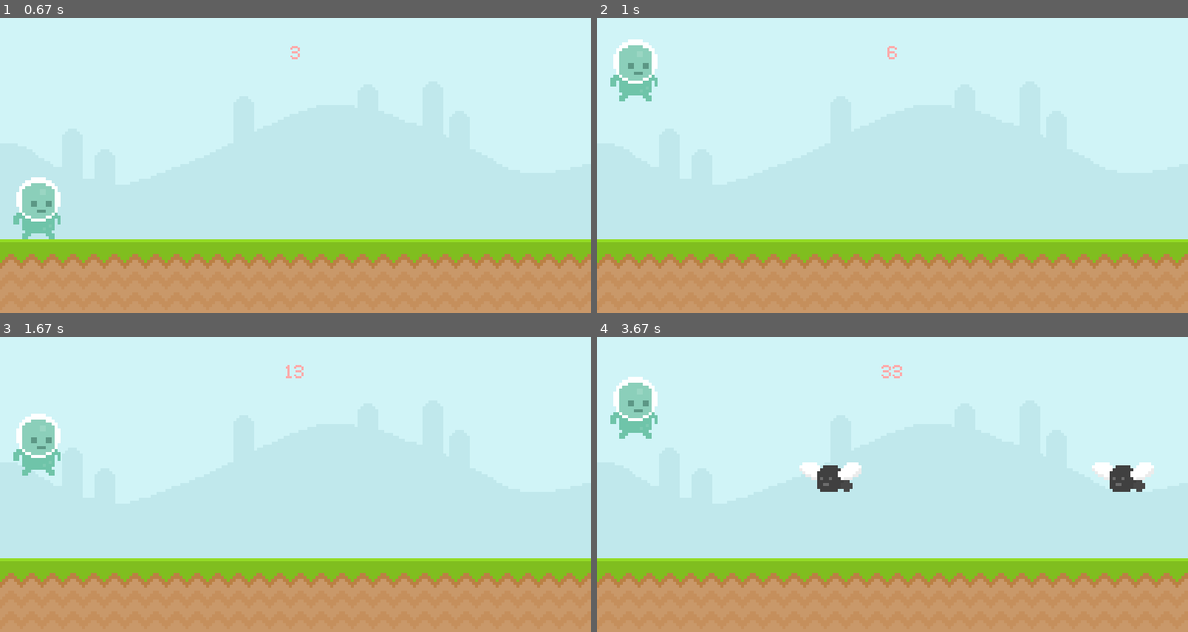
Above: before the commit, frames 1-4 (two rows, left to right).
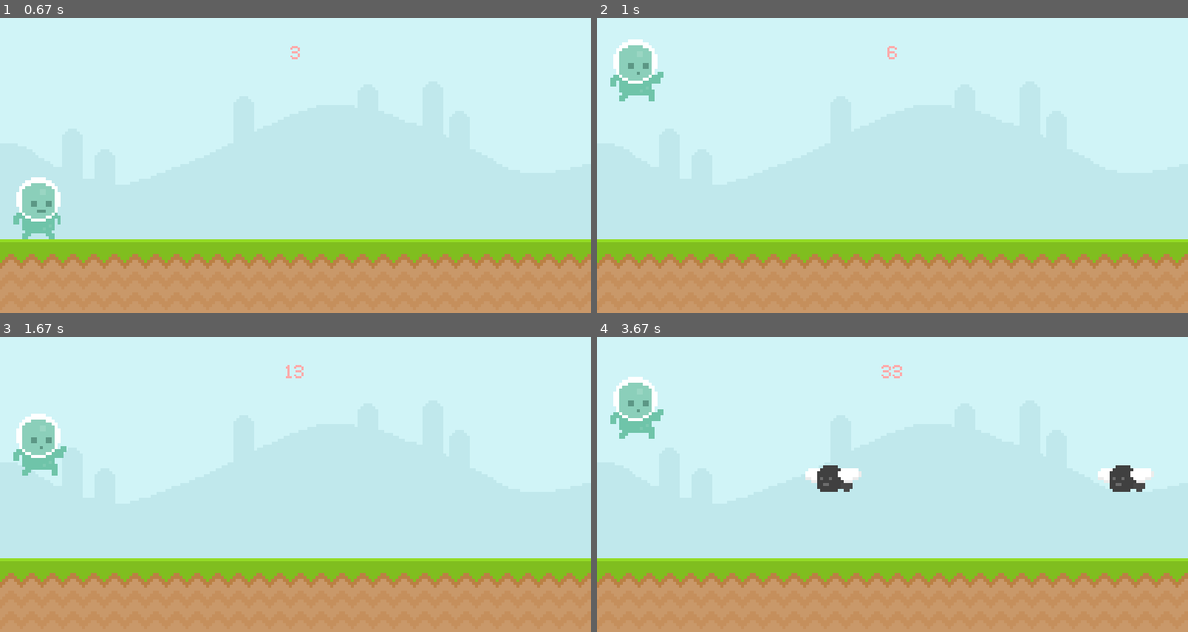
Above: after the commit, the same moments.

Repository: h3nrey/LearnPygame
Game: pygame game, started from init.py
Same seed, same stepped clock (60 frames per second), same inputs: the game is played once before the commit and once after it.
Inputs (mouse positions are in pixels of both pictures, inside the frame that each line leads up to):
- Up to frame 1 (0.67 s): tap Space at 0.33 s
- Up to frame 2 (1 s): click (892, 183) at 0.72 s
- Up to frame 3 (1.67 s): click (514, 587) at 1.55 s
- Up to frame 4 (3.67 s): click (862, 561) at 2.38 s; click (809, 422) at 3.22 s

Frame 1 is identical in both runs. In frame 2, 0.1% of the frame differs, in the area x 6-12%, y 18-29%; in frame 3, 0.1%; in frame 4, 0.5%, in the area x 6-95%, y 24-50%.

Commit message:
animating the elements of the game

Diff:
--- a/init.py
+++ b/init.py
@@ -31,6 +31,17 @@
                 return False;
     return True;
 
+def PlayerAnimation():
+    global playerSurf, playerIndex
+
+    if(playerRect.bottom < 300):
+        playerSurf = jump;
+    else:
+        playerIndex += 0.1;
+        if(playerIndex > len(walk)): playerIndex = 0;
+        playerSurf = walk[int(playerIndex)]
+
+
 pygame.init(); # initialize pygame
 
 # Screen setup
@@ -55,20 +66,42 @@
 obstacleTimer = pygame.USEREVENT + 1;
 pygame.time.set_timer(obstacleTimer, 1500);
 
+snailTimer = pygame.USEREVENT + 2;
+pygame.time.set_timer(snailTimer, 500);
+
+flyTimer = pygame.USEREVENT + 3;
+pygame.time.set_timer(flyTimer, 200);
+
 
 # SURFACES
 skySurface = pygame.image.load("Assets/Graphics/Sky.png").convert();
 groundSurface = pygame.image.load("Assets/Graphics/ground.png").convert()
 
-playerSurf = pygame.image.load("Assets/Graphics/Player/player_walk_1.png").convert_alpha();
+walk1 = pygame.image.load("Assets/Graphics/Player/player_walk_1.png").convert_alpha();
+walk2 = pygame.image.load("Assets/Graphics/Player/player_walk_2.png").convert_alpha();
+walk = [walk1, walk2];
+jump = pygame.image.load("Assets/Graphics/Player/jump.png").convert_alpha();
+playerIndex = 0;
+
+playerSurf = walk[playerIndex];
 playerRect = playerSurf.get_rect(midbottom = (50, 300));
 gravity = 0;
 jumpForce = -20;
 canJump = True;
 
 # Obstacles
-snailSurf = pygame.image.load("Assets/Graphics/snail/snail1.png").convert_alpha()
-flySurf = pygame.image.load("Assets/Graphics/Fly/fly1.png").convert_alpha();
+snailFrame1 = pygame.image.load("Assets/Graphics/snail/snail1.png").convert_alpha();
+snailFrame2 = pygame.image.load("Assets/Graphics/snail/snail2.png").convert_alpha();
+snailFrames = [snailFrame1, snailFrame2];
+snailFrameIndex = 0;
+snailSurf = snailFrames[snailFrameIndex];
+
+flyFrame1 = pygame.image.load("Assets/Graphics/Fly/fly1.png").convert_alpha();
+flyFrame2 = pygame.image.load("Assets/Graphics/Fly/fly2.png").convert_alpha();
+flyFrames = [flyFrame1, flyFrame2];
+flyFrameIndex = 0;
+flySurf = flyFrames[flyFrameIndex];
+
 obstaclesRectList = []
 
 # Intro Screen
@@ -103,8 +136,10 @@
                     if(event.key == pygame.K_SPACE):
                         gravity = jumpForce;
             canJump = False;
+
+            # Timers
             if(event.type == obstacleTimer):
-                obstacleType = randint(0,2);
+                obstacleType = randint(0,1);
                 surf = "";
                 yPos = 0;
 
@@ -115,6 +150,16 @@
                     surf = flySurf;
                     yPos = 210;
                 obstaclesRectList.append(surf.get_rect(bottomright = (randint(900, 1100), yPos)));
+
+            if(event.type == snailTimer):
+                if(snailFrameIndex == 0): snailFrameIndex = 1;
+                else: snailFrameIndex = 0;
+                snailSurf = snailFrames[snailFrameIndex];
+
+            if(event.type == flyTimer):
+                if(flyFrameIndex == 0): flyFrameIndex = 1;
+                else: flyFrameIndex = 0;
+                flySurf = flyFrames[flyFrameIndex];
 
     if(gameActive):
         screen.blit(skySurface, (0,0));
@@ -131,7 +176,7 @@
         if(playerRect.bottom >= 300):
             canJump = True;
             playerRect.bottom = 300;
-
+        PlayerAnimation();
         screen.blit(playerSurf, playerRect);
 
         # Collision
